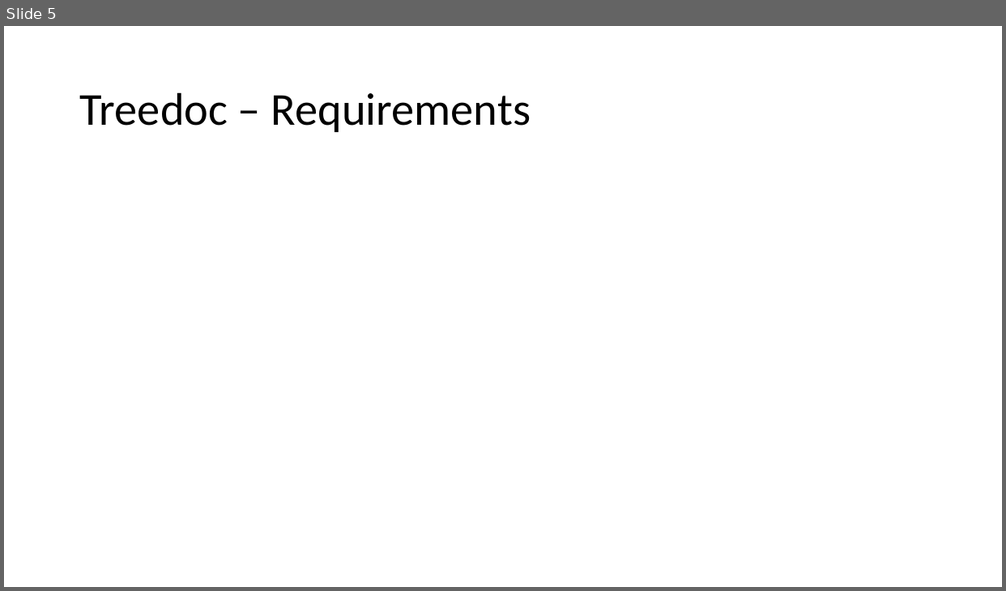
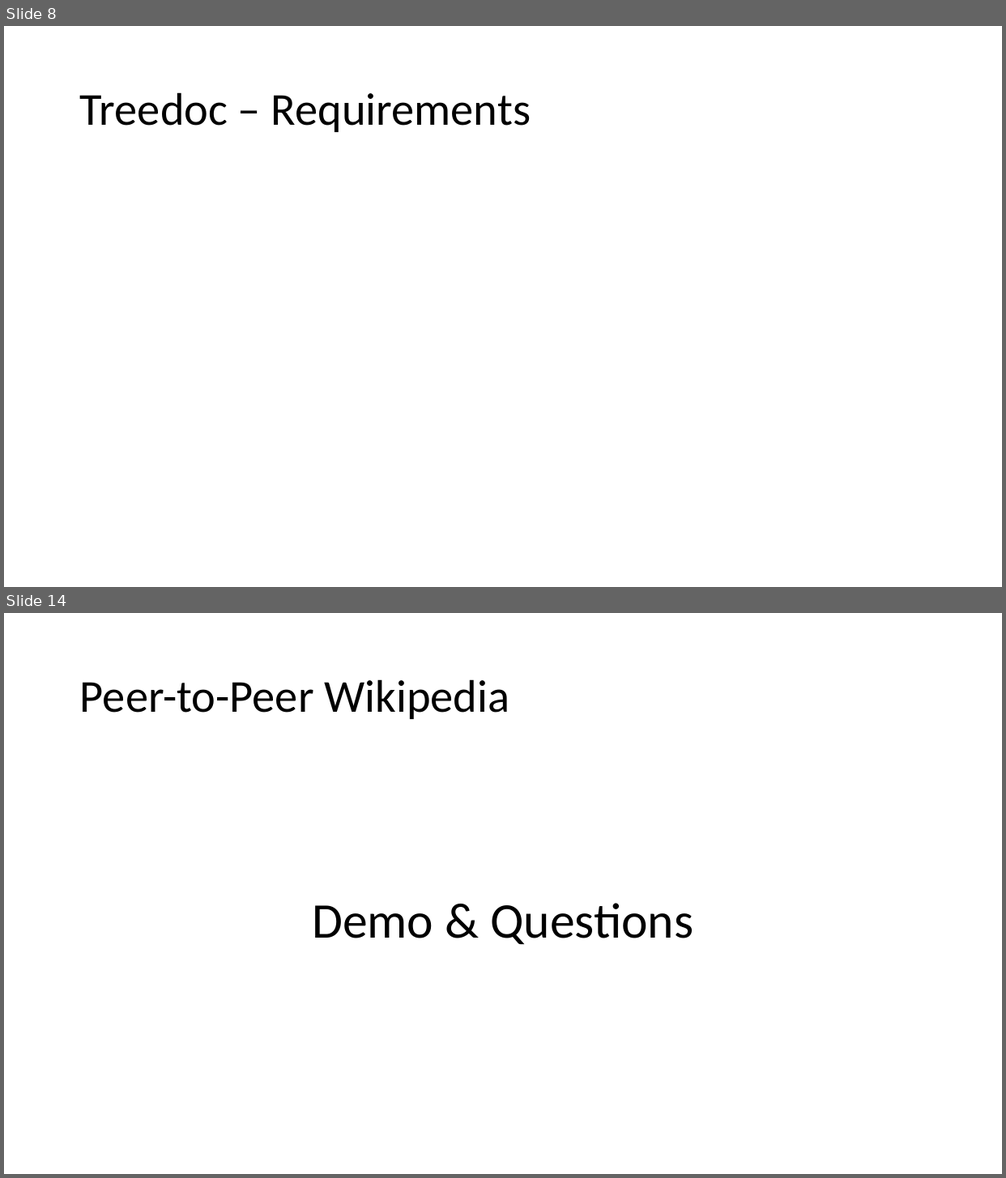
Before and after one commit to nickbradley/538b-project, a slide deck: p2pwiki.pptx. Shown one above the other, each under a label of ours: slide 5 before the commit, slides 8 and 14 after it; the slides between them are not shown. The pictures are 1006x591 and 1006x1178 pixels, drawn with LibreOffice and Linux fonts; fonts in the diff are those of the drawing; grey boxes stand for pictures. Boxes give left, top, right and bottom in pixels: in the first picture for what was removed or moved away, otherwise in the second. Text is boxed around its words. In the diff, an @@ line names an element or a change of style, - is before the commit and + after.

```diff
--- a/p2pwiki.pptx
+++ b/p2pwiki.pptx
@@ slide 14 added at (4,613,1002,1174), background #FFFFFF @@
@@ title added at (80,679,509,719), 44 pt, text #000000 @@
+Peer-to-Peer Wikipedia
@@ text added at (312,903,693,944), 48 pt, text #000000 @@
+Demo & Questions
@@ what was slide 5 is now slide 8 @@
```
Also in this commit, not shown: 5 slides changed, 6 other slides added, 4 slides removed, 10 other files.
